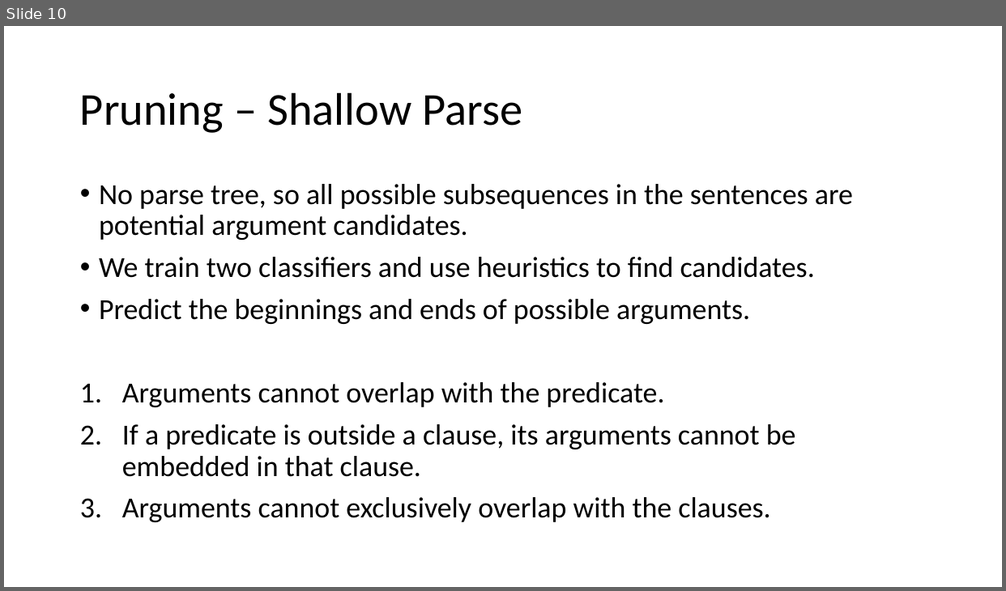
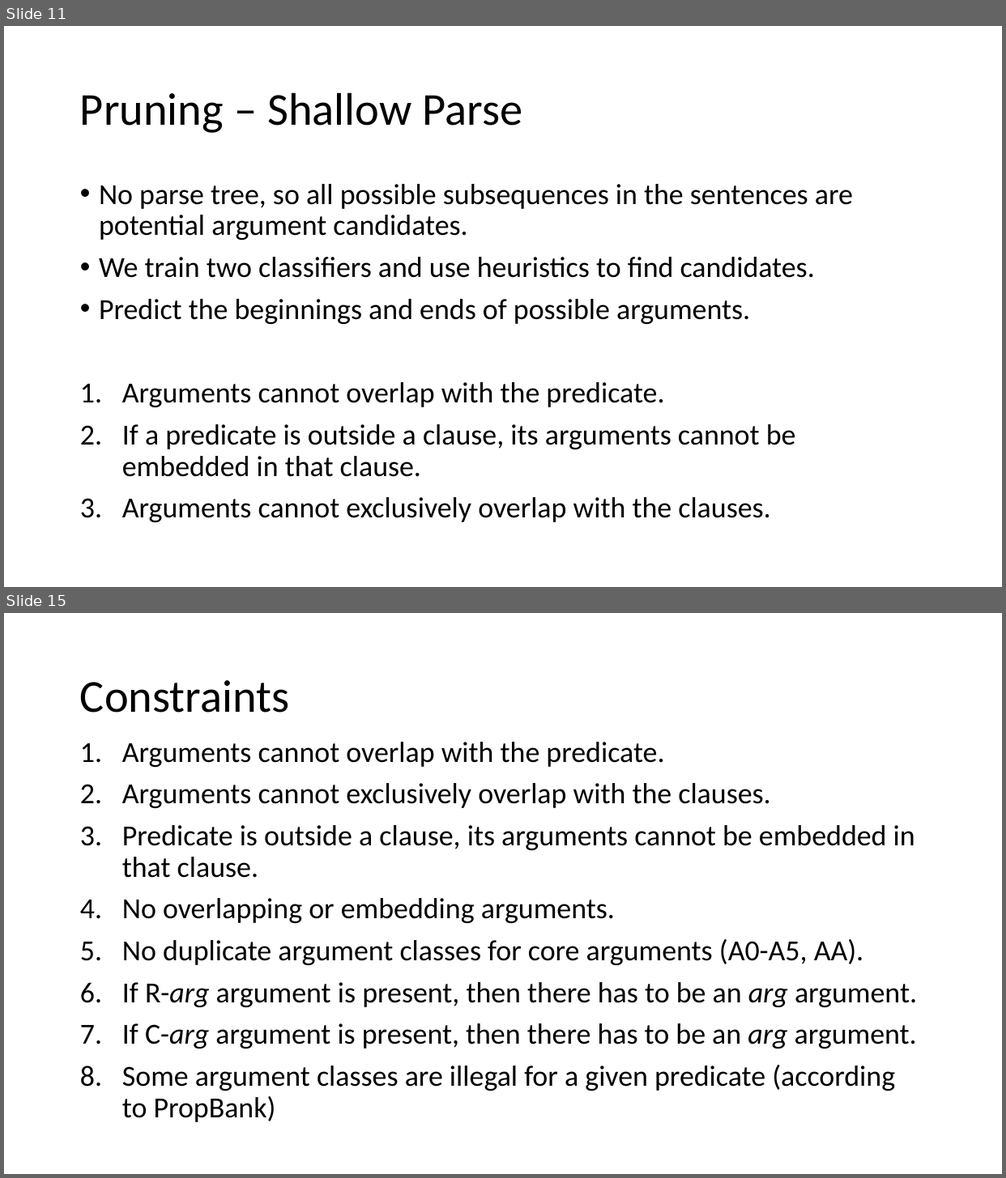
Before and after one commit to jspitkin/spring2017, a slide deck: structured_prediction/importance_of_syntactic_parsing.pptx. Shown one above the other, each under a label of ours: slide 10 before the commit, slides 11 and 15 after it; the slides between them are not shown. The pictures are 1006x591 and 1006x1178 pixels, drawn with LibreOffice and Linux fonts; fonts in the diff are those of the drawing. Boxes give left, top, right and bottom in pixels: in the first picture for what was removed or moved away, otherwise in the second. Text is boxed around its words. In the diff, an @@ line names an element or a change of style, - is before the commit and + after.

```diff
--- a/structured_prediction/importance_of_syntactic_parsing.pptx
+++ b/structured_prediction/importance_of_syntactic_parsing.pptx
@@ slide 15 added at (4,613,1002,1174), background #FFFFFF @@
@@ title added at (80,680,290,713), 44 pt, text #000000 @@
+Constraints
@@ text added at (122,742,917,1122), 28 pt, text #000000 @@
+1. Arguments cannot overlap with the predicate.
+2. Arguments cannot exclusively overlap with the clauses.
+3. Predicate is outside a clause, its arguments cannot be embedded in that clause.
+4. No overlapping or embedding arguments.
+5. No duplicate argument classes for core arguments (A0-A5, AA).
+6. If R-arg argument is present, then there has to be an arg argument.
+7. If C-arg argument is present, then there has to be an arg argument.
+8. Some argument classes are illegal for a given predicate (according to PropBank)
@@ what was slide 10 is now slide 11 @@
```
Also in this commit, not shown: 6 slides changed, 8 other slides added, 2 slides removed, 13 other files.
